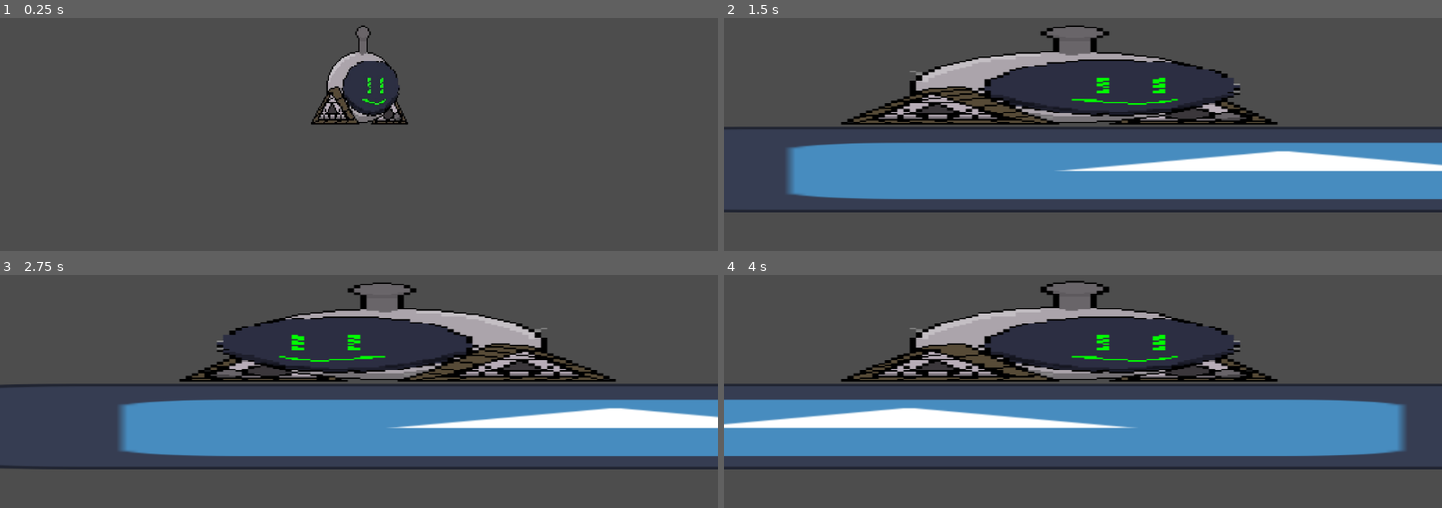
Above: before the commit, frames 1-4 (two rows, left to right).
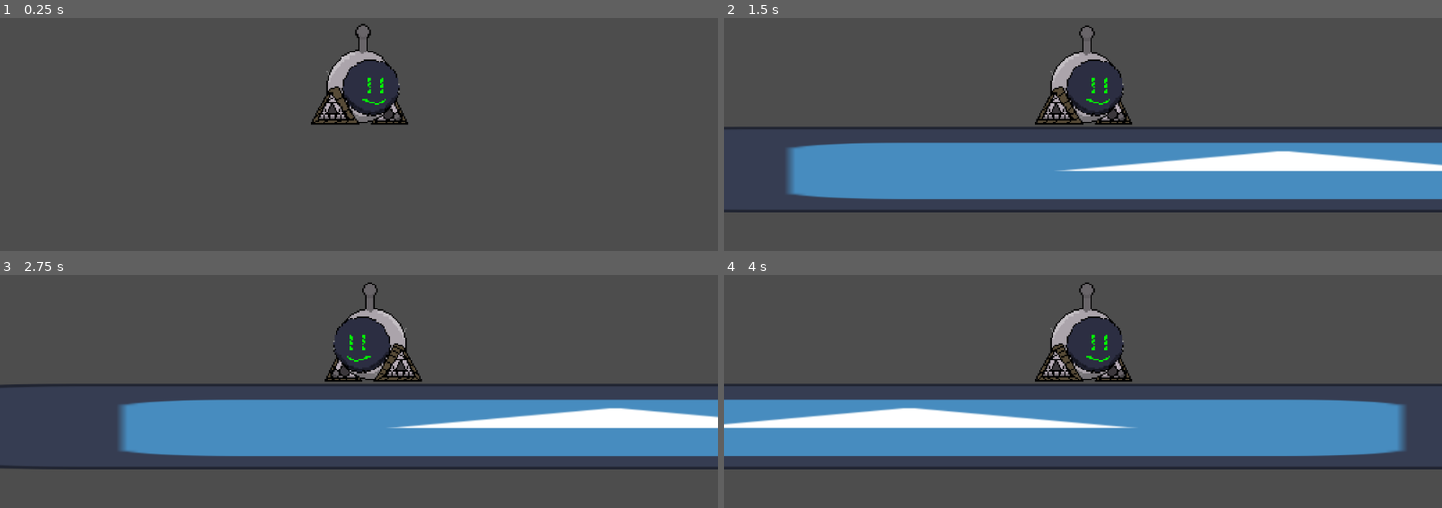
Above: after the commit, the same moments.

Repository: Jpi9525/Chaqueton
Game: Godot game, scene res://Scenes/game.tscn
Same seed, same stepped clock (60 frames per second), same inputs: the game is played once before the commit and once after it. The engine's default icon, where the game draws it, is replaced by a stand-in: a white triangle on a blue panel in a dark square.
Inputs:
- Up to frame 1 (0.25 s): no input
- Up to frame 2 (1.5 s): tap Enter (ui_accept) at 0.5, 0.77 s; hold Right (ui_right) from 0.53 s (still down)
- Up to frame 3 (2.75 s): tap Enter (ui_accept) at 1.52 s; release Right (ui_right) at 2.03 s; hold Left (ui_left) from 2.03 s (still down)
- Up to frame 4 (4 s): release Left (ui_left) at 2.78 s; hold Right (ui_right) from 2.78 s (still down); tap Enter (ui_accept) at 3.02, 3.77 s

The runs differ from the first frame. In frame 1, 0.2% of the frame differs, in the area x 45-56%, y 2-38%; in frame 2, 12%; in frame 3, 12%; in frame 4, 12%, in the area x 16-78%, y 2-46%.

Commit message:
Error de escalado arreglado

Diff:
--- a/tbd/Scenes/robot.tscn
+++ b/tbd/Scenes/robot.tscn
@@ -25,9 +25,9 @@
 	var direction := Input.get_axis(\"ui_left\", \"ui_right\")
 
 	if direction > 0:
-		$AnimatedSprite2D.scale.x = 1
+		$AnimatedSprite2D.flip_h = false
 	elif direction < 0:
-		$AnimatedSprite2D.scale.x = -1
+		$AnimatedSprite2D.flip_h = true
 
 	if direction:
 		velocity.x = direction * SPEED
@@ -70,7 +70,7 @@
 }],
 "loop": true,
 "name": &"Idle",
-"speed": 5.0
+"speed": 15.0
 }, {
 "frames": [{
 "duration": 1.0,
@@ -99,7 +99,9 @@
 position = Vector2(6, 34.000004)
 scale = Vector2(0.2225, 0.22824998)
 sprite_frames = SubResource("SpriteFrames_bkaji")
-animation = &"Idle"
+animation = &"Running"
+frame = 2
+frame_progress = 0.24332947
 
 [node name="Camera2D" type="Camera2D" parent="."]
 zoom = Vector2(2, 2)
